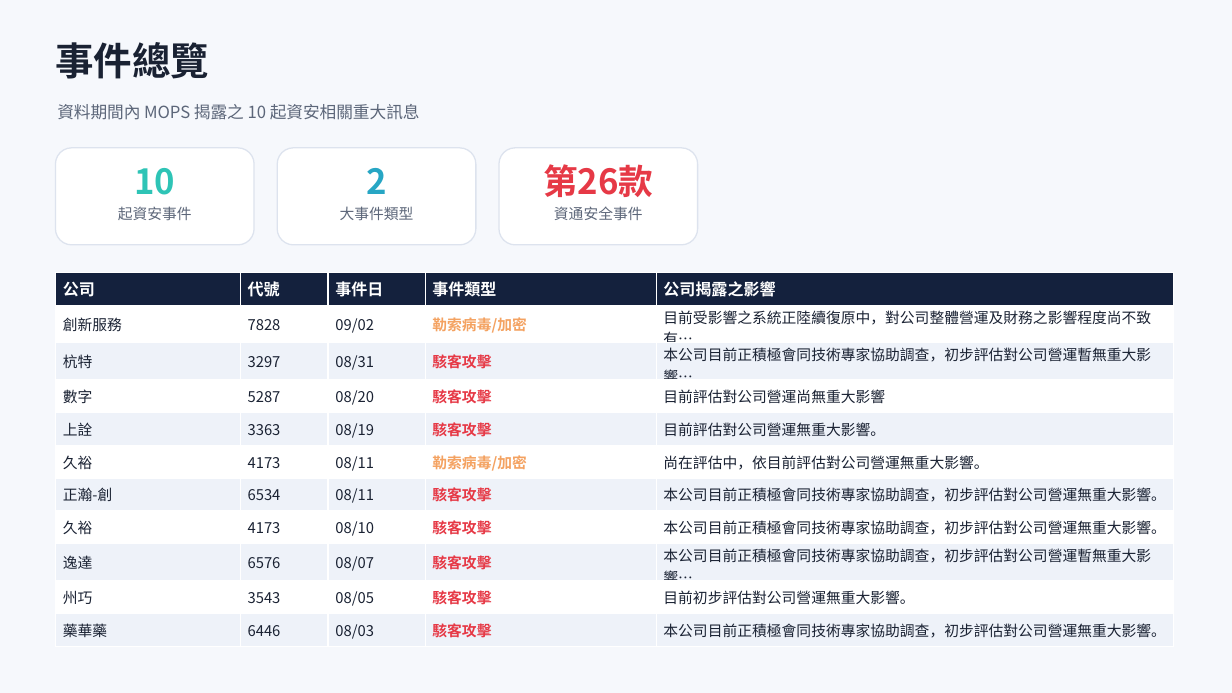
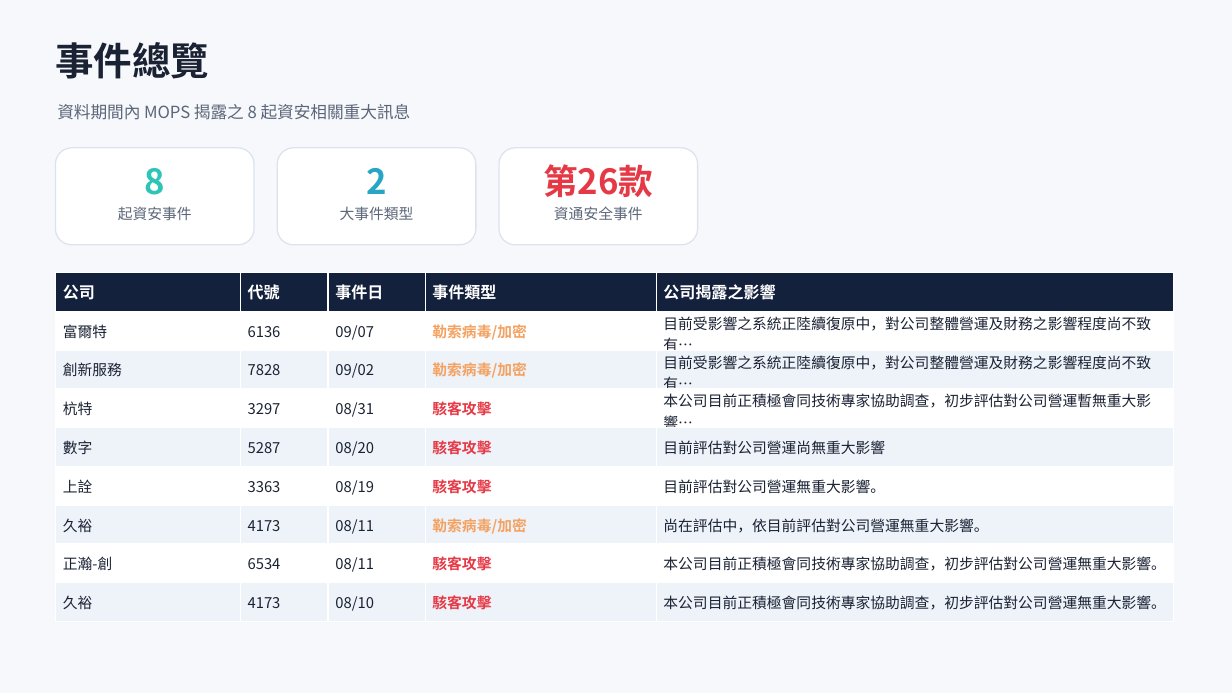
Before and after one commit to Johnnylin77/mops-isec-monitor, a slide deck: slide 2 of 資安事件因應分析.pptx. Drawn at 1232x693 pixels with LibreOffice and Linux fonts; fonts in the diff are those of the drawing. Boxes give left, top, right and bottom in pixels: in the first picture for what was removed or moved away, otherwise in the second. Text is boxed around its words. In the diff, an @@ line names an element or a change of style, - is before the commit and + after.

Commit message:
MOPS report: 2026-09-08

```diff
--- a/資安事件因應分析.pptx
+++ b/資安事件因應分析.pptx
@@ text at (x1=57, y1=104, x2=411, y2=120): text changed @@
-資料期間內 MOPS 揭露之 10 起資安相關重大訊息
+資料期間內 MOPS 揭露之 8 起資安相關重大訊息
@@ text at (x1=145, y1=168, x2=165, y2=195): text changed @@
-10
+8
@@ table at (x1=55, y1=273, x2=1174, y2=622) @@
+row 2: 富爾特 | 6136 | 09/07 | 勒索病毒/加密 | 目前受影響之系統正陸續復原中，對公司整體營運及財務之影響程度尚不致有…
-row 9: 逸達 | 6576 | 08/07 | 駭客攻擊 | 本公司目前正積極會同技術專家協助調查，初步評估對公司營運暫無重大影響…
-row 10: 州巧 | 3543 | 08/05 | 駭客攻擊 | 目前初步評估對公司營運無重大影響。
-row 11: 藥華藥 | 6446 | 08/03 | 駭客攻擊 | 本公司目前正積極會同技術專家協助調查，初步評估對公司營運無重大影響。
```
Also in this commit, not shown: 5 other slides changed, 1 slide removed, 2 other files.
